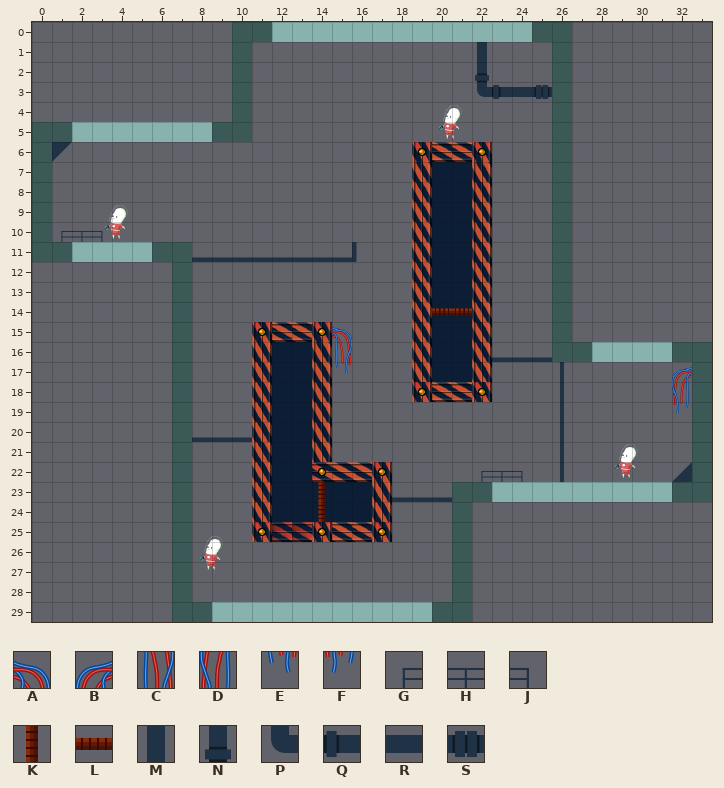
Two versions of a level (Tiled map, data/maps/newwave.tmx). Above, as it was before the edit.
Cells are 36x36 px. Shown: x 0..33, y 0..29.
Key: from "space platform": A 47, B 50, C 70, D 73, E 93, F 96, G 116, H 117, J 118, K 144, L 166, M 199, N 222, P 245, Q 246, R 247, S 248.
_ is an empty cell.
Layers that did not change in this view are not listed.
Layer "fg" before, first column x 0:
 0 __________________________________
 1 ______________________M___________
 2 ______________________N___________
 3 ______________________PQRS________
 4 __________________________________
 5 __________________________________
 6 __________________________________
 7 __________________________________
 8 __________________________________
 9 __________________________________
10 _GHJ______________________________
11 __________________________________
12 __________________________________
13 __________________________________
14 ____________________LL____________
15 _______________A__________________
16 _______________C__________________
17 _______________E________________B_
18 ________________________________D_
19 ________________________________F_
20 __________________________________
21 __________________________________
22 ______________________GHJ_________
23 ______________K___________________
24 ______________K___________________
25 __________________________________
26 __________________________________
27 __________________________________
28 __________________________________
29 __________________________________
The result:
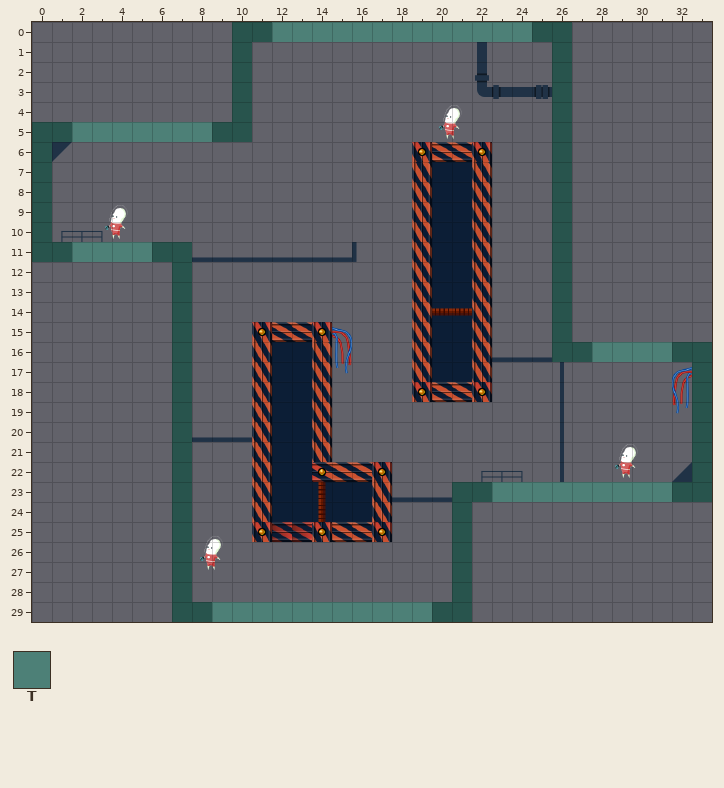
Further tiles: from "space platform": T 221.
See-through tiles are keyed as they look on the map.
Diff:
Layer "fg":
y 0: x 12..24 _____________ -> TTTTTTTTTTTTT
y 5: x 2..8 _______ -> TTTTTTT
y 11: x 2..5 ____ -> TTTT
y 16: x 28..31 ____ -> TTTT
y 23: x 23..31 _________ -> TTTTTTTTT
y 29: x 9..19 ___________ -> TTTTTTTTTTT
Changed places in both pictures, as pixel boxes (x1, y1, x2, y2):
added: (272, 22, 532, 42)
added: (72, 122, 212, 142)
added: (72, 242, 152, 262)
added: (592, 342, 672, 362)
added: (492, 482, 672, 502)
added: (212, 602, 432, 622)
